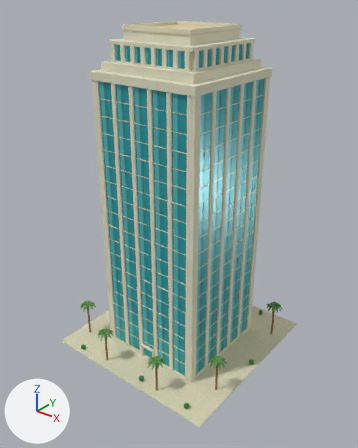
Before and after pictures for a commit that changed the glTF model game/assets/desert-dreams-3d/183-blender.glb.
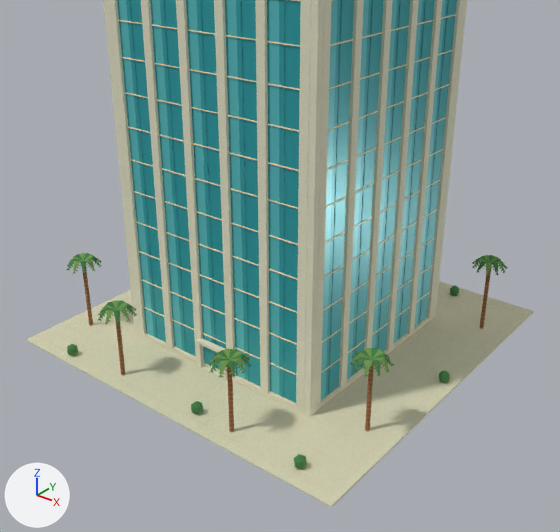
There are two pictures of each version: one whole from a 50 mm camera at (69.4, -88.0, 88.0) aimed at (0.9, -2.4, 35.0), one close up from a 50 mm camera at (54.0, -69.2, 51.2) aimed at (6.9, -10.3, 14.7). The axes (+X, +Y, +Z) are drawn at lower left. The lights are the same throughout. The first two pictures are the older version. Objects named as collision shapes, trigger or cutter boxes, shadow casters or lower levels of detail are left out. Vertices at exactly the same position are counted once.

The first close-up shows 'cream-stepped-crown-office-tower cream.001 • stucco', 'cream-stepped-crown-office-tower foliage.001', 'cream-stepped-crown-office-tower glass.001', 'cream-stepped-crown-office-tower glass_light.001', 'cream-stepped-crown-office-tower leaflight.001', 'cream-stepped-crown-office-tower paving • concrete', 'cream-stepped-crown-office-tower teal.001', 'cream-stepped-crown-office-tower trim', 'cream-stepped-crown-office-tower wood', 'cream-stepped-crown-office-tower wood_light' and 1 more.
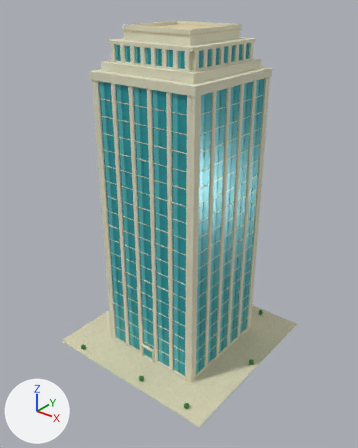
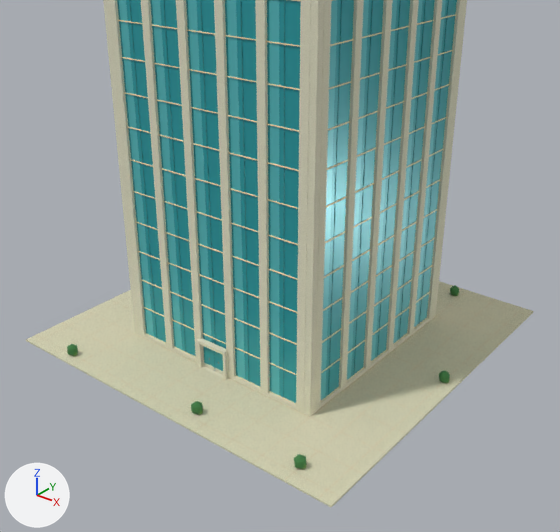
What changed in the scene script:
```text
Change me_palm_leaflets_002:
    used by ob_cream_stepped_crown_office_tower_foliage_001; location = (0.0, 0.0, 0.0)
    remove me_palm_leaflets_002.from_pydata(...)  # 798 vertices, 680 faces; spans x -22.6..22.6, y -23.3..21.6, z 0.0..10.6
    add me_palm_leaflets_002.from_pydata(...)  # 192 vertices, 320 faces; spans x -22.6..22.6, y -22.6..21.6, z 0.0..1.7
    me_palm_leaflets_002 part 1: 126 loose pieces with 606 vertices, spanning x -22.5..22.2, y -23.3..17.3, z 8.0..10.6, are deleted
Change me_faceted_palm_crown:
    used by ob_cream_stepped_crown_office_tower_leaflight_001; location = (0.0, 0.0, 0.0)
    remove me_faceted_palm_crown.from_pydata(...)  # 702 vertices, 520 faces; spans x -22.1..22.6, y -23.3..21.4, z 0.0..10.6
    add me_faceted_palm_crown.from_pydata(...)  # 96 vertices, 160 faces; spans x -22.1..22.6, y -22.3..21.4, z 0.0..1.0
    me_faceted_palm_crown part 2: 126 loose pieces with 606 vertices, spanning x -22.1..22.2, y -23.3..17.3, z 8.0..10.6, are deleted
Remove ob_cream_stepped_crown_office_tower_wood:
    ob_cream_stepped_crown_office_tower_wood = bpy.data.objects.new('cream-stepped-crown-office-tower wood', me_cylinder)
    ob_cream_stepped_crown_office_tower_wood.location = (0.0, 0.0, 0.0)
Remove ob_cream_stepped_crown_office_tower_wood_light:
    ob_cream_stepped_crown_office_tower_wood_light = bpy.data.objects.new('cream-stepped-crown-office-tower wood_light', me_cylinder_001)
    ob_cream_stepped_crown_office_tower_wood_light.location = (0.0, 0.0, 0.0)
```

Where the change shows, as pixel boxes [x1, y1, x2, y2] in the close-ups (560 x 532 px):
'cream-stepped-crown-office-tower foliage.001', reshaped (11% narrower, 15% shorter): before [66, 253, 508, 469]; after [67, 285, 459, 469]
'cream-stepped-crown-office-tower leaflight.001', reshaped (12% narrower, 18% shorter): before [68, 253, 506, 469]; after [72, 292, 459, 469]
'cream-stepped-crown-office-tower wood', deleted: before [82, 268, 491, 431]
'cream-stepped-crown-office-tower wood_light', deleted: before [82, 266, 492, 432]
part 1 of me_palm_leaflets_002, deleted: before [66, 253, 508, 377]
part 2 of me_faceted_palm_crown, deleted: before [68, 253, 506, 379]
